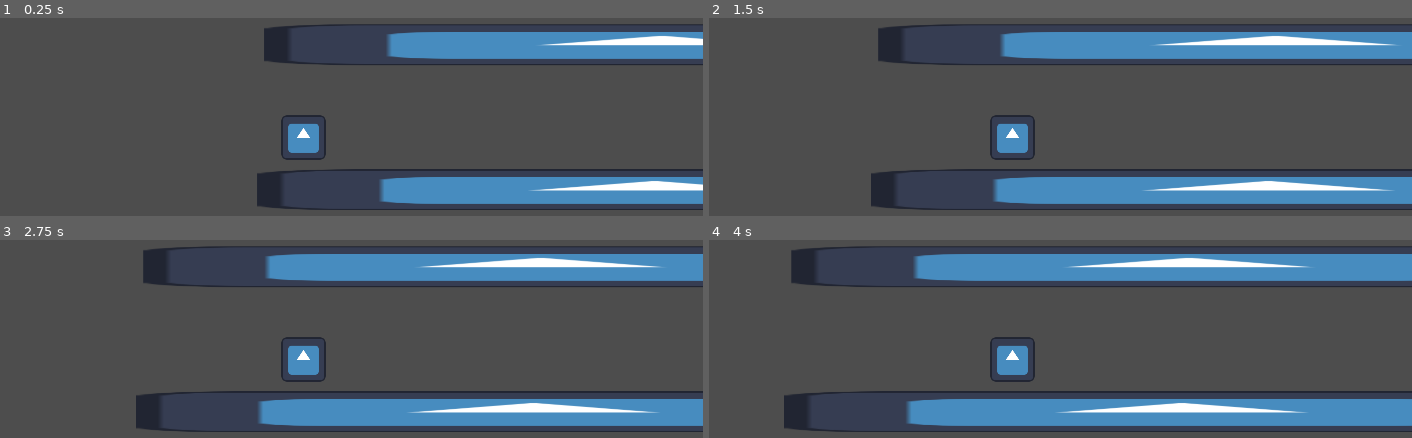
Above: before the commit, frames 1-4 (two rows, left to right).
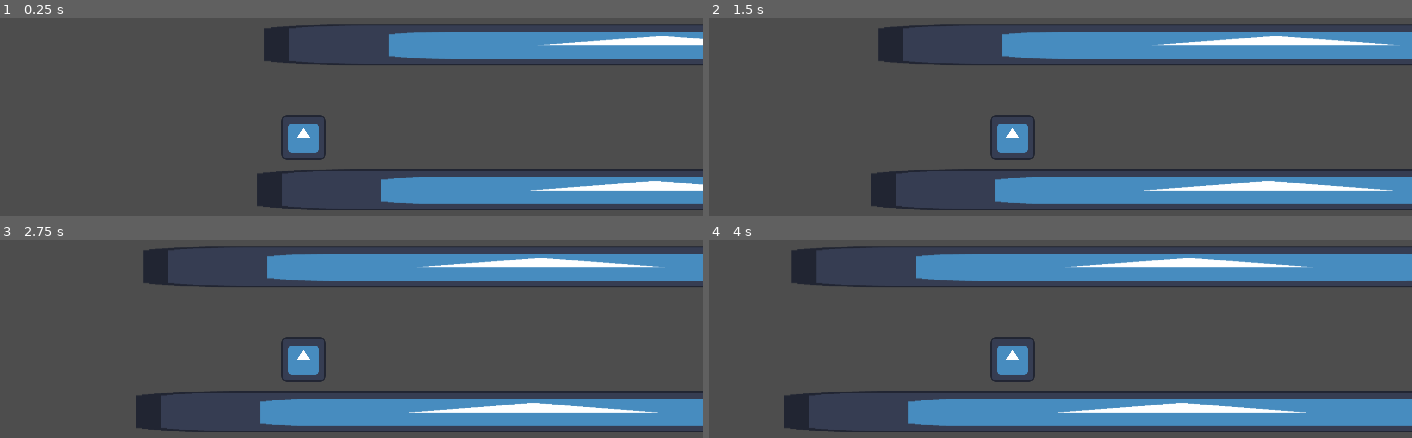
Above: after the commit, the same moments.

Repository: Jrees98/Pirate_Jam_15
Game: Godot game, scene res://Scenes/main.tscn
Same seed, same stepped clock (60 frames per second), same inputs: the game is played once before the commit and once after it. The project has no main scene, so this scene is started directly. The engine's default icon, where the game draws it, is replaced by a stand-in: a white triangle on a blue panel in a dark square.
Inputs:
- Up to frame 1 (0.25 s): no input
- Up to frame 2 (1.5 s): tap Enter at 0.5 s; hold D (move_right) 0.53-1.28 s; hold A (move_left) from 1.28 s (still down)
- Up to frame 3 (2.75 s): release A (move_left) at 2.03 s; hold D (move_right) from 2.03 s (still down)
- Up to frame 4 (4 s): release D (move_right) at 3.53 s; hold A (move_left) from 3.53 s (still down)

The runs differ from the first frame. In frame 1, 0.3% of the frame differs, in the area x 42-100%, y 7-93%; in frame 2, 0.4%, in the area x 40-98%, y 7-94%; in frame 3, 0.4%; in frame 4, 0.4%.

Commit message:
add node sprite and collision shape

Diff:
--- a/Scenes/mining_node.tscn
+++ b/Scenes/mining_node.tscn
@@ -1,5 +1,52 @@
-[gd_scene format=3 uid="uid://djx5id5hn8f00"]
+[gd_scene load_steps=8 format=3 uid="uid://djx5id5hn8f00"]
+
+[ext_resource type="Texture2D" uid="uid://dmq8q4yjly7m1" path="res://Assets/mining_rock.png" id="1_cf8fd"]
+[ext_resource type="Script" path="res://Scripts/mining_node.gd" id="1_d0vit"]
+
+[sub_resource type="RectangleShape2D" id="RectangleShape2D_ifrfd"]
+size = Vector2(145, 114)
+
+[sub_resource type="AtlasTexture" id="AtlasTexture_gkgeg"]
+atlas = ExtResource("1_cf8fd")
+region = Rect2(0, 0, 48, 48)
+
+[sub_resource type="AtlasTexture" id="AtlasTexture_o5qml"]
+atlas = ExtResource("1_cf8fd")
+region = Rect2(48, 0, 48, 48)
+
+[sub_resource type="AtlasTexture" id="AtlasTexture_e3p8s"]
+atlas = ExtResource("1_cf8fd")
+region = Rect2(96, 0, 48, 48)
+
+[sub_resource type="SpriteFrames" id="SpriteFrames_5hler"]
+animations = [{
+"frames": [{
+"duration": 1.0,
+"texture": SubResource("AtlasTexture_gkgeg")
+}, {
+"duration": 1.0,
+"texture": SubResource("AtlasTexture_o5qml")
+}, {
+"duration": 1.0,
+"texture": SubResource("AtlasTexture_e3p8s")
+}],
+"loop": true,
+"name": &"rock_hit",
+"speed": 3.0
+}]
 
 [node name="MiningNode" type="Node2D"]
+script = ExtResource("1_d0vit")
 
-[node name="Sprite2D" type="Sprite2D" parent="."]
+[node name="Area2D" type="Area2D" parent="."]
+
+[node name="CollisionShape2D" type="CollisionShape2D" parent="Area2D"]
+position = Vector2(0.5, 15)
+shape = SubResource("RectangleShape2D_ifrfd")
+
+[node name="AnimatedSprite2D" type="AnimatedSprite2D" parent="."]
+scale = Vector2(3, 3)
+sprite_frames = SubResource("SpriteFrames_5hler")
+animation = &"rock_hit"
+frame = 1
+frame_progress = 0.501918
--- /dev/null
+++ b/Scripts/mining_node.gd
@@ -0,0 +1,11 @@
+extends Node2D
+
+
+# Called when the node enters the scene tree for the first time.
+func _ready():
+	pass # Replace with function body.
+
+
+# Called every frame. 'delta' is the elapsed time since the previous frame.
+func _process(delta):
+	pass
--- a/project.godot
+++ b/project.godot
@@ -35,3 +35,7 @@
 [layer_names]
 
 2d_physics/layer_2="player"
+
+[rendering]
+
+textures/canvas_textures/default_texture_filter=0
Binary file added: Assets/mining_rock.png
Not shown, added: Assets/mining_rock.png.import
